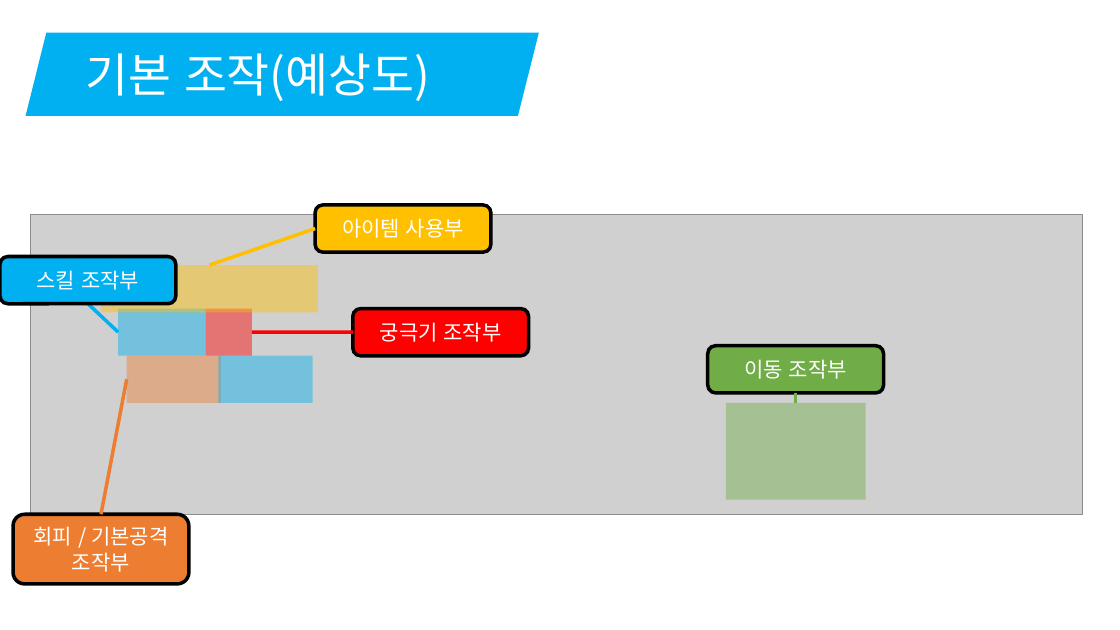
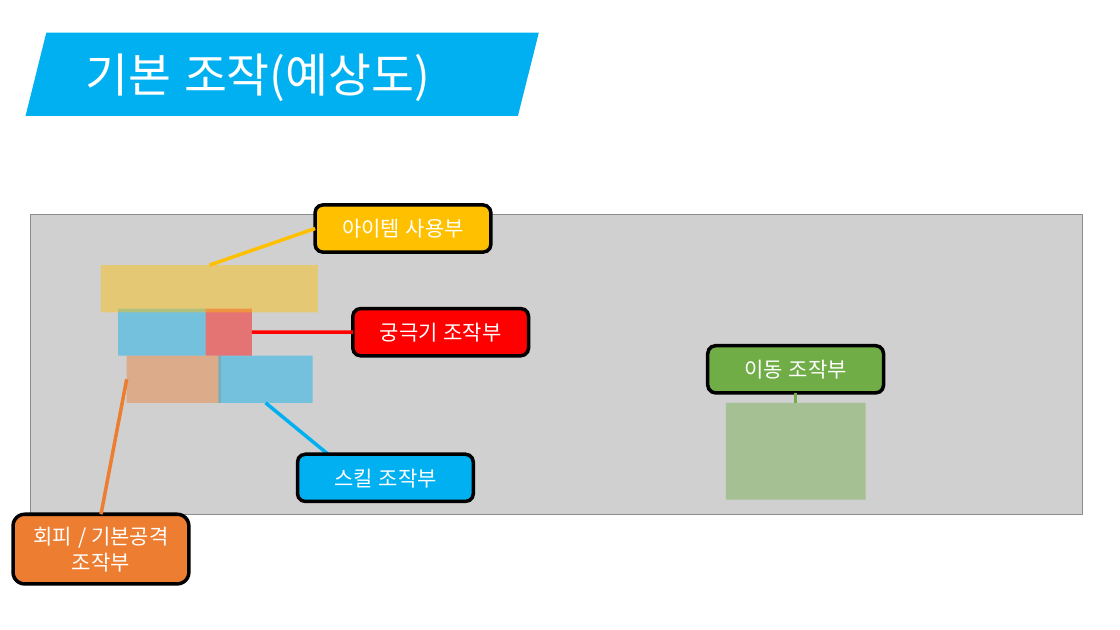
Before and after one commit to korleinster/gamebusdriver, a slide deck: slide 12 of documents/노루막이_김형준_신창섭_홍승필_허지훈.pptx (slide 11 before the commit). Drawn at 1120x630 pixels with LibreOffice and Linux fonts; fonts in the diff are those of the drawing; grey boxes stand for pictures; background and template pictures are left out. Boxes give left, top, right and bottom in pixels: in the first picture for what was removed or moved away, otherwise in the second. Text is boxed around its words. In the diff, an @@ line names an element or a change of style, - is before the commit and + after.

```diff
--- a/documents/노루막이_김형준_신창섭_홍승필_허지훈.pptx
+++ b/documents/노루막이_김형준_신창섭_홍승필_허지훈.pptx
@@ line moved from (118, 332) - (88, 304) to (266, 403) - (386, 502) @@
@@ rounded rectangle "스킬 조작부" moved from (x1=0, y1=256, x2=176, y2=303) to (x1=297, y1=455, x2=473, y2=502) @@
```
Also in this commit, not shown: 3 other slides changed, 1 slide added.
